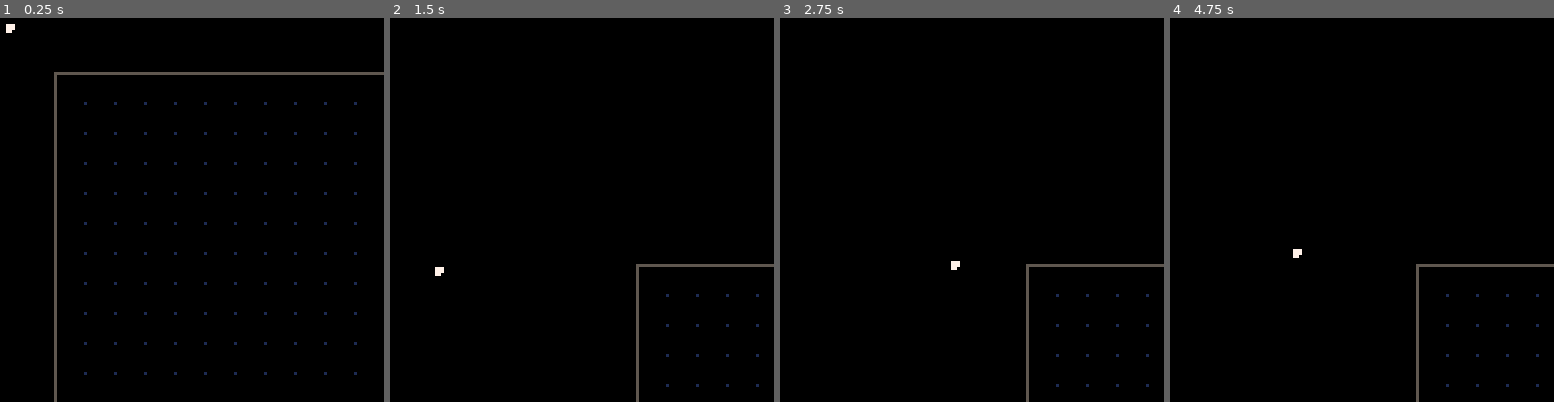
Above: before the commit, frames 1-4 (left to right).
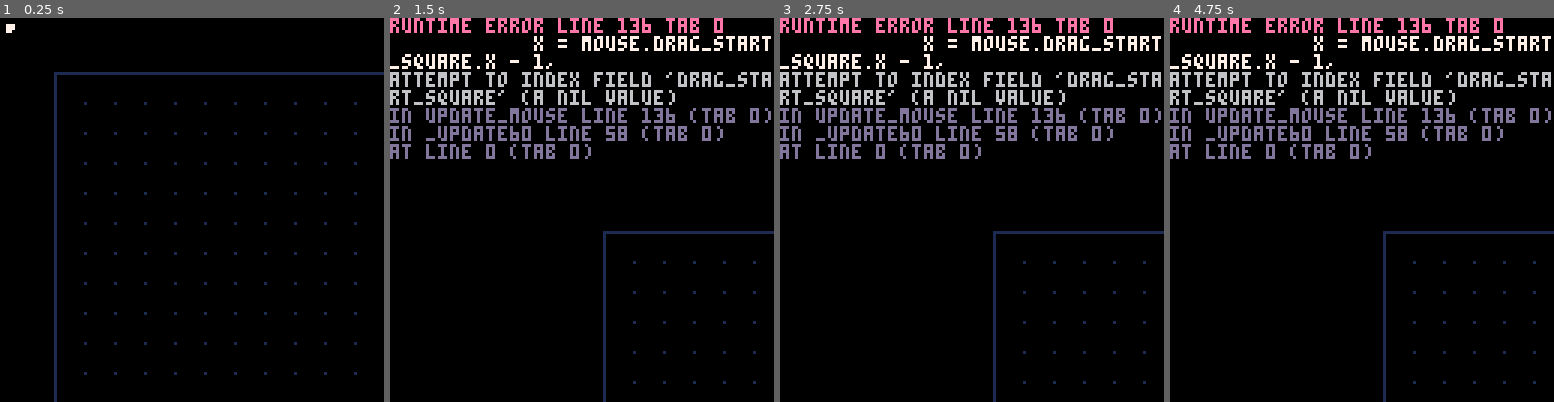
Above: after the commit, the same moments.

Repository: stephanvdwoerd/carts
Game: PICO-8 cartridge metro-grid.p8
Two runs of this game, one before a commit and one after it. Both use one fixed random seed, a clock stepped at 60 frames per second and the inputs below.
Inputs (mouse positions are in pixels of both pictures, inside the frame that each line leads up to):
- Up to frame 1 (0.25 s): no input
- Up to frame 2 (1.5 s): click (670, 121) at 0.67 s; click (436, 267) at 1.22 s
- Up to frame 3 (2.75 s): click (887, 114) at 1.77 s; click (952, 259) at 2.32 s
- Up to frame 4 (4.75 s): click (1404, 106) at 2.87 s; click (1465, 256) at 3.42 s; click (1231, 102) at 3.97 s; click (1292, 248) at 4.52 s

The runs differ from the first frame. In frame 1, 1.3% of the frame differs, in the area x 14-100%, y 14-100%; in frame 2, 11%, in the area x 0-100%, y 0-100%; in frame 3, 11%; in frame 4, 11%.
Error after the commit: runtime error line 136 tab 0; x = mouse.drag_start_square.x - 1,; attempt to index field 'drag_start_square' (a nil value)

Commit message:
dragging of sequencers working

Diff:
--- a/metro-grid.p8
+++ b/metro-grid.p8
@@ -39,7 +39,9 @@
 function _draw()
     cls()
     draw_grid()
+    draw_sequencers()
     draw_mouse()
+
 end
 
 
@@ -58,14 +60,12 @@
 
 
 function draw_grid()
-    local hovering_square
-
     for point in all(grid) do
         -- in rect, using >= to include the first pixel as well
         local hover = mouse_in_square(point)
 
         if hover then
-            hovering_square = point
+            mouse.hovering_square = point
             rectfill(point.x,point.y,point.x+squaresize,point.y+squaresize,1)
         else
             pset(point.x,point.y, 1)
@@ -73,12 +73,12 @@
     end
 
     -- border of grid
-    rect(grid[1].x,grid[1].y, grid[#grid -1].x + squaresize, grid[#grid-1].y + squaresize,5)
+    rect(grid[1].x,grid[1].y, grid[#grid -1].x + squaresize, grid[#grid-1].y + squaresize,1)
 
     -- new sequencer
     if mouse.drag_start_square then
         rect(mouse.drag_start_square.x,mouse.drag_start_square.y,
-                 hovering_square.x + squaresize, hovering_square.y + squaresize, 6)
+             mouse.hovering_square.x + squaresize, mouse.hovering_square.y + squaresize, 6)
 
     end
 end
@@ -97,6 +97,7 @@
     mouse.x = stat(32) + cam.x
     mouse.y = stat(33) + cam.y
     mouse.just_pressed = (not mouse.pressed) and (stat(34) == 1)
+    mouse.just_released = (stat(34) == 0) and mouse.pressed
     mouse.pressed = stat(34) == 1
 
     if mouse.just_pressed then
@@ -105,6 +106,15 @@
                 mouse.drag_start_square = square
             end
         end
+    end
+
+    if mouse.just_released then
+        add(sequencers, {
+            x = mouse.drag_start_square.x - 1,
+            y = mouse.drag_start_square.y - 1,
+            endx = mouse.hovering_square.x + squaresize,
+            endy = mouse.hovering_square.y + squaresize
+        })
     end
 
     if not mouse.pressed then
@@ -144,6 +154,14 @@
 end
 
 
+-- sequencers
+function draw_sequencers()
+    for s in all(sequencers) do
+
+        rectfill(s.x, s.y, s.endx, s.endy, 5)
+        line(s.x, s.endy, s.endx, s.endy, 1)
+    end
+end
 
 
 __gfx__
